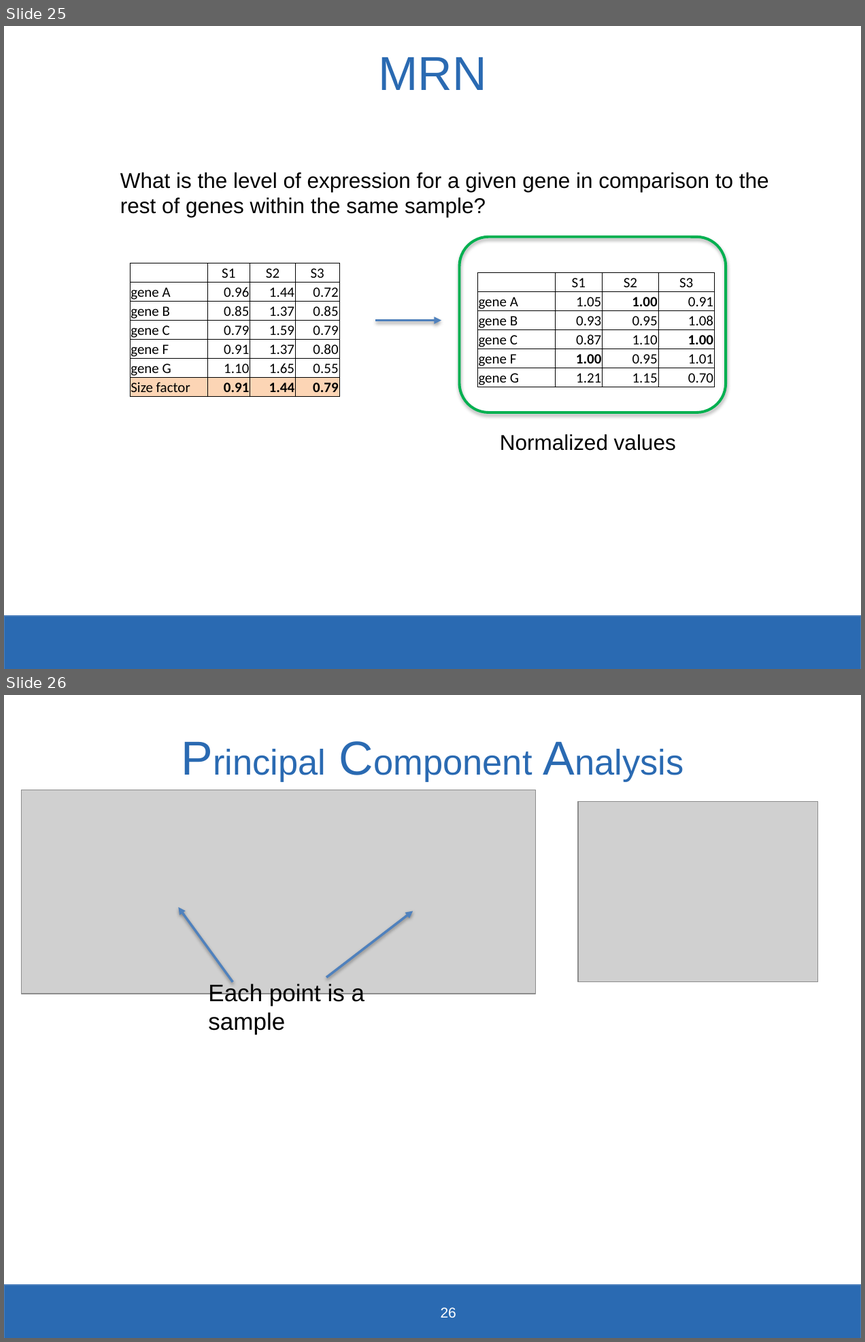
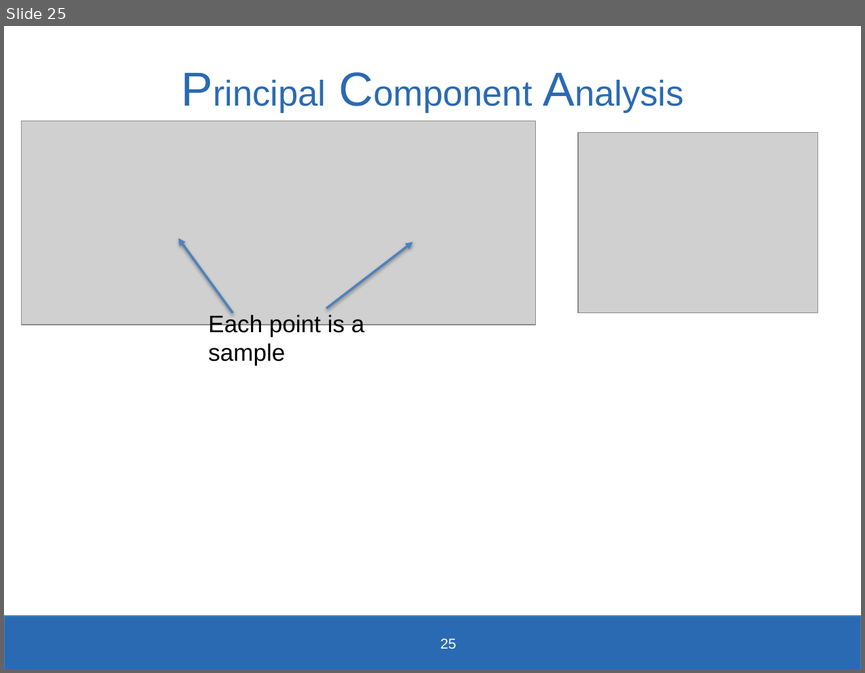
Before and after one commit to SysBioChalmers/KMG060-Systems-Biology-course, a slide deck: Exercise1_RNAseq_Analysis/KMG060-Exercise1.pptx. Shown one above the other, each under a label of ours: slides 25 and 26 before the commit, slide 25 after it. The pictures are 865x1342 and 865x673 pixels, drawn with LibreOffice and Linux fonts; fonts in the diff are those of the drawing; grey boxes stand for pictures; background and template pictures are left out. Boxes give left, top, right and bottom in pixels: in the first picture for what was removed or moved away, otherwise in the second. Text is boxed around its words. In the diff, an @@ line names an element or a change of style, - is before the commit and + after.

```diff
--- a/Exercise1_RNAseq_Analysis/KMG060-Exercise1.pptx
+++ b/Exercise1_RNAseq_Analysis/KMG060-Exercise1.pptx
@@ slide 25 removed at (x1=4, y1=26, x2=861, y2=669), background #FFFFFF; not listed: 1 template element that a slide beside it also shows @@
@@ text removed at (x1=378, y1=57, x2=486, y2=90) @@
-MRN
@@ text removed at (x1=120, y1=172, x2=769, y2=217) @@
-What is the level of expression for a given gene in comparison to the rest of genes within the same sample?
@@ rounded rectangle removed at (x1=459, y1=237, x2=725, y2=412) @@
@@ table removed at (x1=130, y1=263, x2=339, y2=399), 7 rows, 4 columns @@
- | S1 | S2 | S3
-gene A | 0.96 | 1.44 | 0.72
-gene B | 0.85 | 1.37 | 0.85
-gene C | 0.79 | 1.59 | 0.79
-gene F | 0.91 | 1.37 | 0.80
-gene G | 1.10 | 1.65 | 0.55
-Size factor | 0.91 | 1.44 | 0.79
@@ table removed at (x1=478, y1=273, x2=713, y2=390), 6 rows, 4 columns @@
- | S1 | S2 | S3
-gene A | 1.05 | 1.00 | 0.91
-gene B | 0.93 | 0.95 | 1.08
-gene C | 0.87 | 1.10 | 1.00
-gene F | 1.00 | 0.95 | 1.01
-gene G | 1.21 | 1.15 | 0.70
@@ arrow removed from (376, 320) to (441, 320) @@
@@ text removed at (x1=500, y1=434, x2=676, y2=450) @@
-Normalized values
@@ what was slide 26 is now slide 25 @@
@@ page number at (x1=441, y1=638, x2=456, y2=648): text changed @@
-26
+25
```
Also in this commit, not shown: 14 slides changed.
